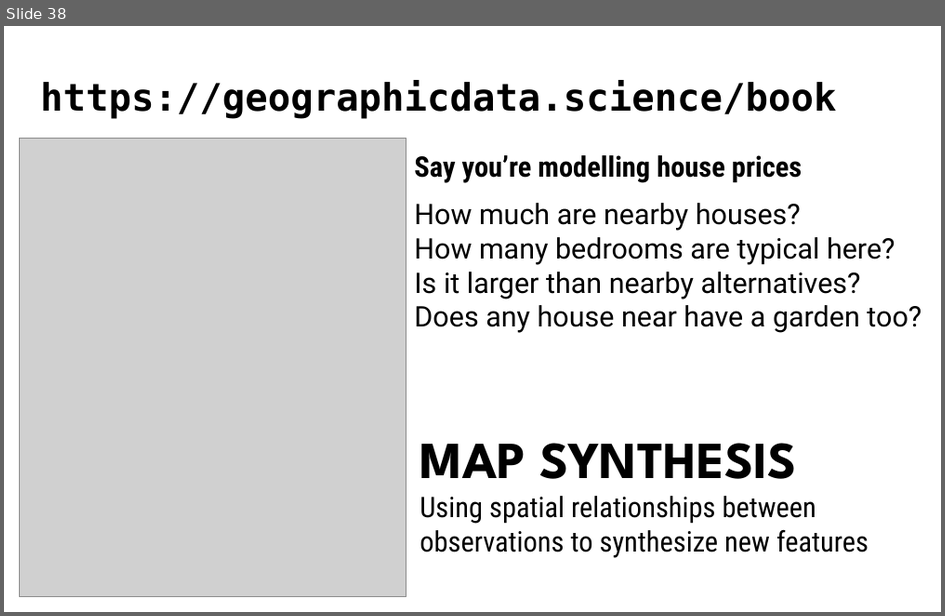
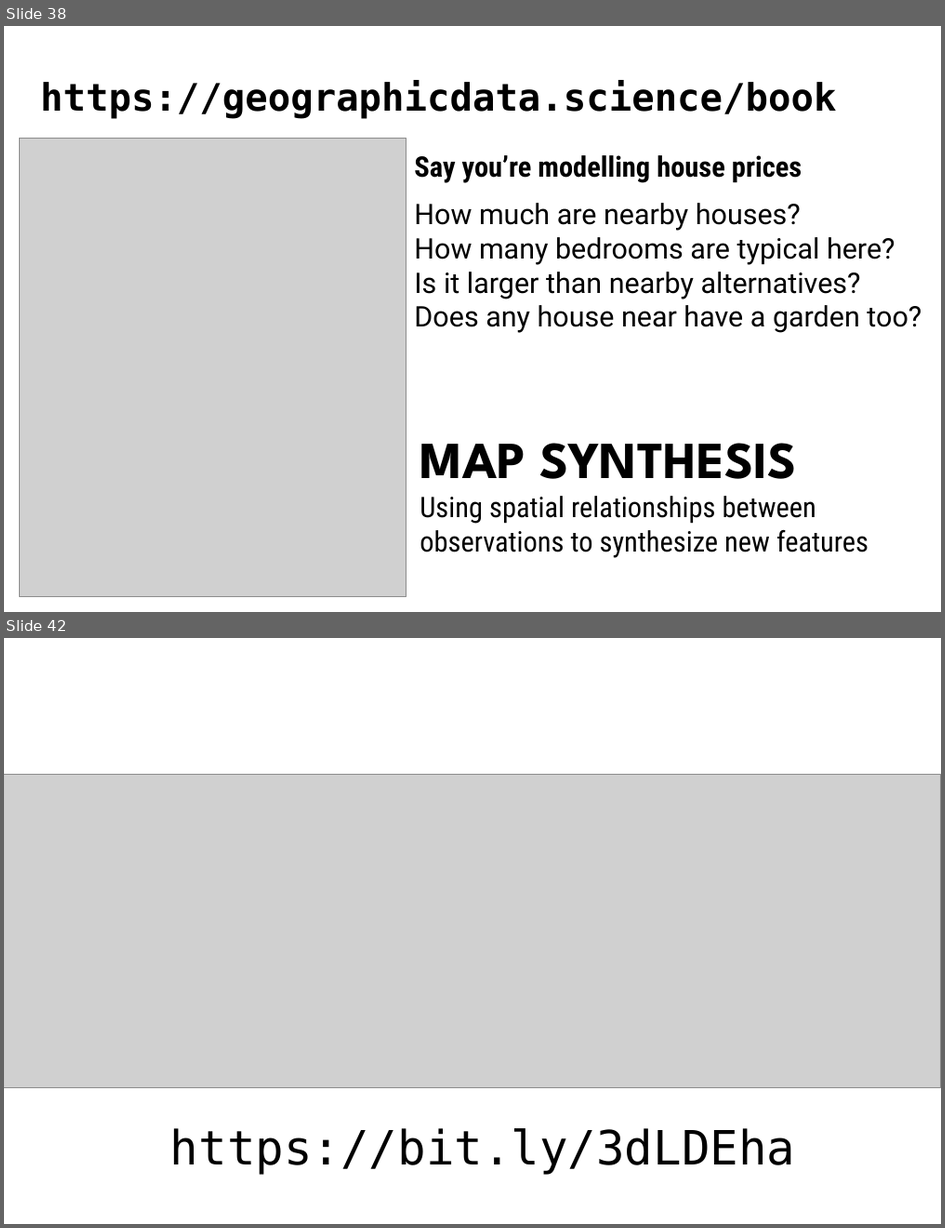
Before and after one commit to ljwolf/ljwolf.github.io, a slide deck: static/talks/2020_carto_sdsc.pptx. Shown one above the other, each under a label of ours: slide 38 before the commit, slides 38 and 42 after it; the slides between them are not shown. The pictures are 945x616 and 945x1228 pixels, drawn with LibreOffice and Linux fonts; fonts in the diff are those of the drawing; grey boxes stand for pictures. Boxes give left, top, right and bottom in pixels: in the first picture for what was removed or moved away, otherwise in the second. Text is boxed around its words. In the diff, an @@ line names an element or a change of style, - is before the commit and + after.

```diff
--- a/static/talks/2020_carto_sdsc.pptx
+++ b/static/talks/2020_carto_sdsc.pptx
@@ slide 42 added at [4, 638, 941, 1224], background #FFFFFF @@
@@ picture added at [4, 774, 941, 1088] @@
@@ text added at [170, 1128, 795, 1175], 40 pt, text #000000 @@
+https://bit.ly/3dLDEha
```
Also in this commit, not shown: 5 slides changed, 1 other slide added, 1 slide removed, 1 other file.
